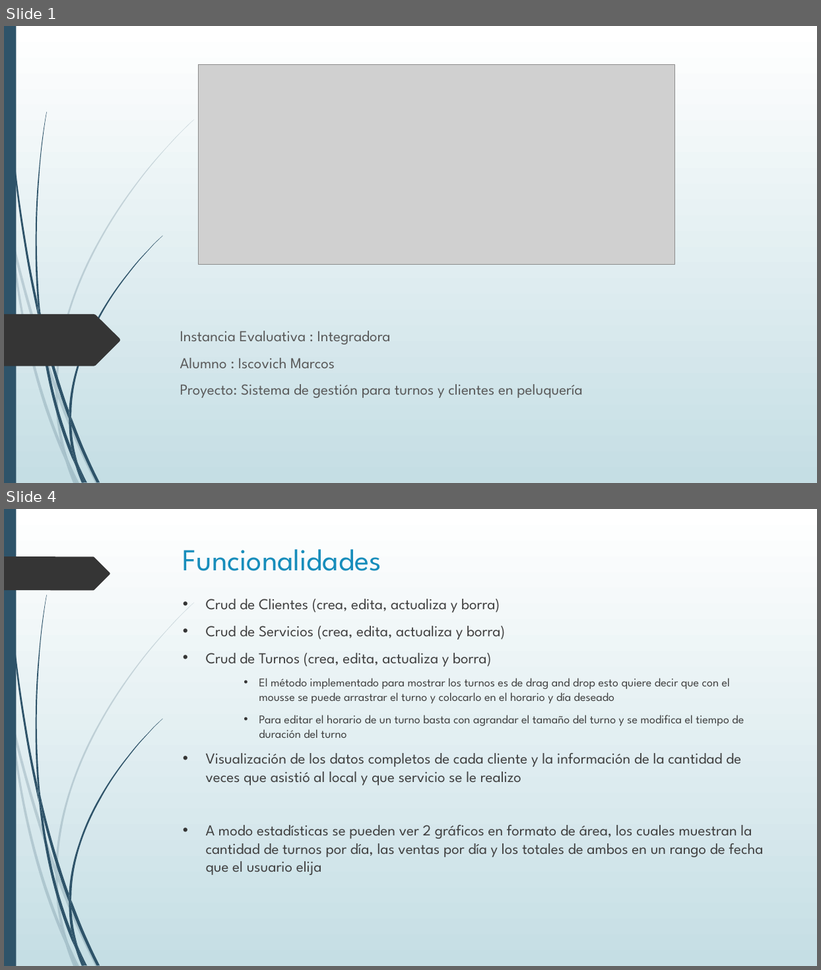
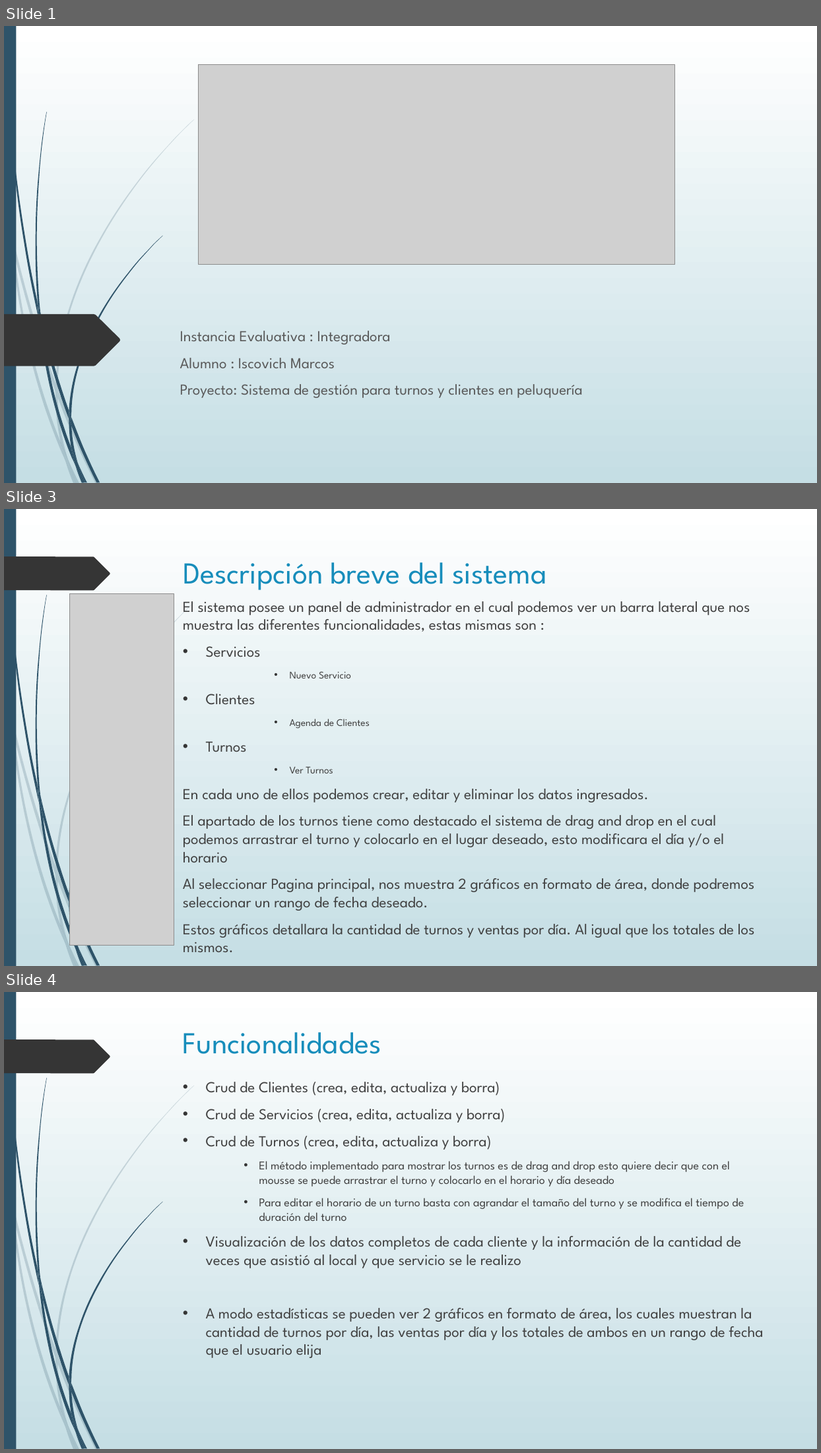
Before and after one commit to MarcosIscovich/ProyectoPeluImagen, a slide deck: Documentacion/PresentaciónProyectoFinal.pptx. Shown one above the other, each under a label of ours: slides 1 and 4 before the commit, slides 1, 3 and 4 after it; the slides between them are not shown. The pictures are 821x970 and 821x1453 pixels, drawn with LibreOffice and Linux fonts; fonts in the diff are those of the drawing; grey boxes stand for pictures. Boxes give left, top, right and bottom in pixels: in the first picture for what was removed or moved away, otherwise in the second. Text is boxed around its words. In the diff, an @@ line names an element or a change of style, - is before the commit and + after.

```diff
--- a/Documentacion/PresentaciónProyectoFinal.pptx
+++ b/Documentacion/PresentaciónProyectoFinal.pptx
@@ slide 3 added at [4,509,817,966], background gradient #FFFFFF to #C5DEE5; not listed: 24 template elements that a slide beside it also shows @@
@@ title added at [183,562,547,590], 36 pt, text #178DBB @@
+Descripción breve del sistema
@@ picture added at [69,593,174,946] @@
@@ text added at [183,601,755,953], 18 pt, text #404040 @@
+El sistema posee un panel de administrador en el cual podemos ver un barra lateral que nos muestra las diferentes funcionalidades, estas mismas son :
+• Servicios
+      • Nuevo Servicio
+• Clientes
+      • Agenda de Clientes
+• Turnos
+      • Ver Turnos
+En cada uno de ellos podemos crear, editar y eliminar los datos ingresados.
+El apartado de los turnos tiene como destacado el sistema de drag and drop en el cual podemos arrastrar el turno y colocarlo en el lugar deseado, esto modificara el día y/o el horario
+Al seleccionar Pagina principal, nos muestra 2 gráficos en formato de área, donde podremos seleccionar un rango de fecha deseado.
+Estos gráficos detallara la cantidad de turnos y ventas por día. Al igual que los totales de los mismos.
```
Also in this commit, not shown: 1 slide changed, 2 other slides added, 1 other file.
